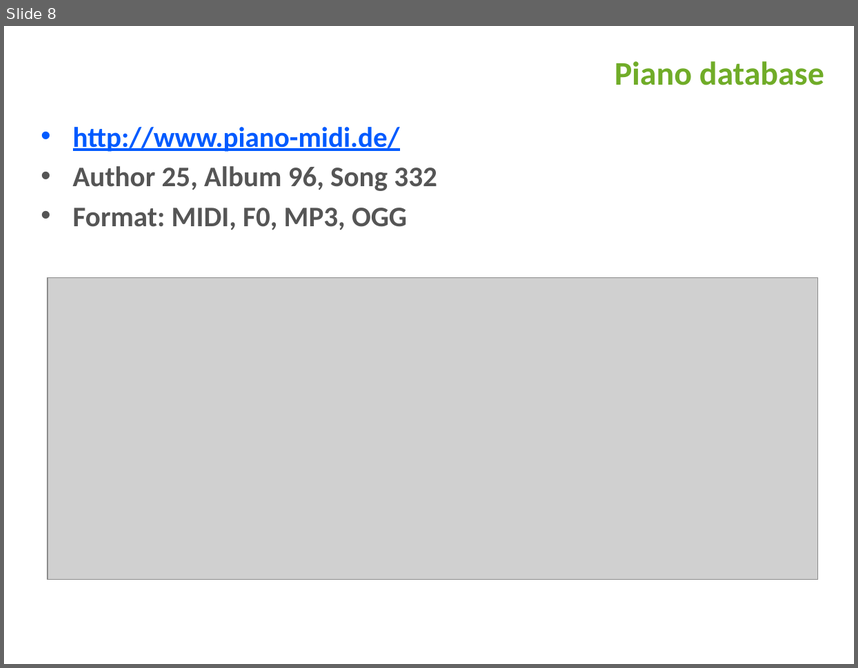
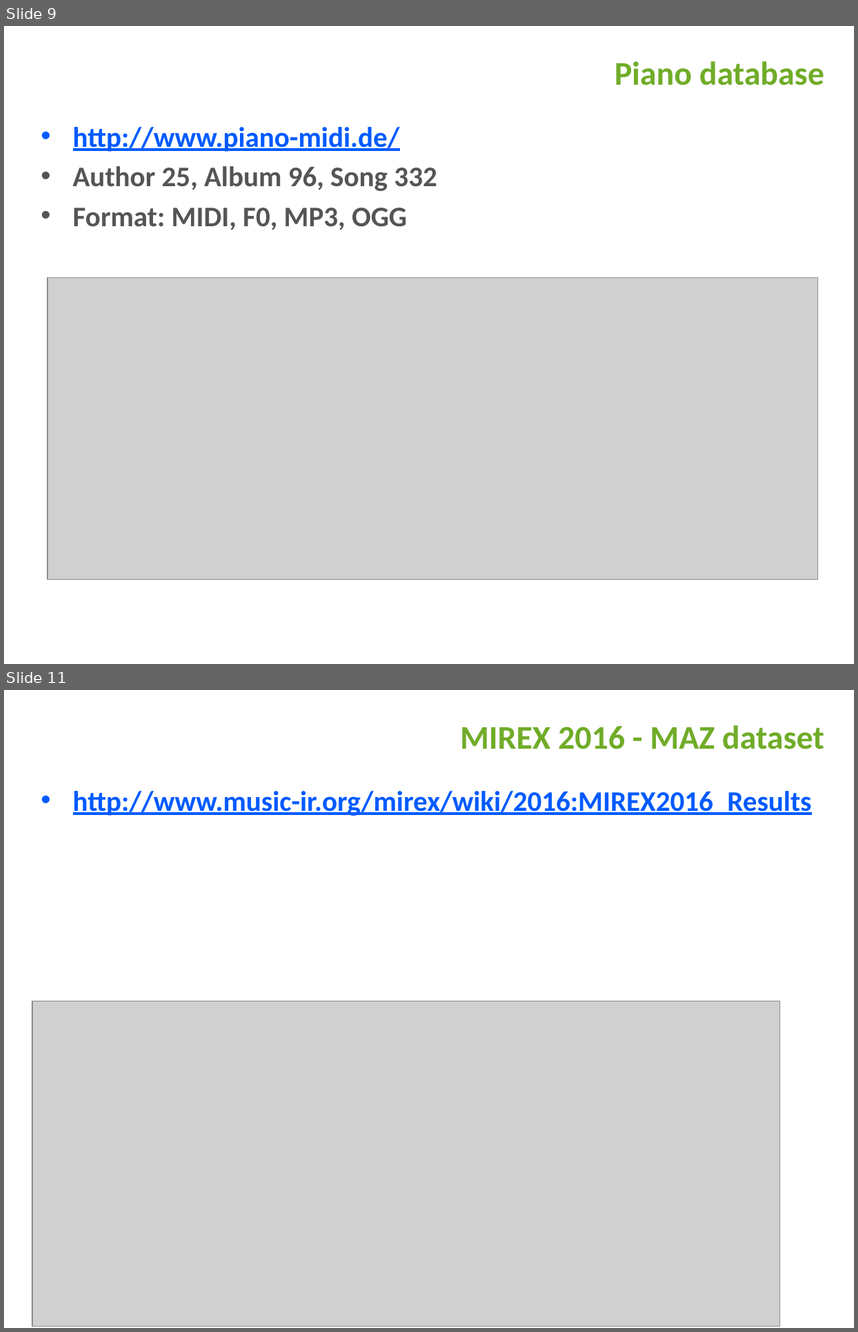
Before and after one commit to AlvinYC/ai_lab_piano, a slide deck: report/AILAB_W28.pptx. Shown one above the other, each under a label of ours: slide 8 before the commit, slides 9 and 11 after it; the slides between them are not shown. The pictures are 858x668 and 858x1332 pixels, drawn with LibreOffice and Linux fonts; fonts in the diff are those of the drawing; grey boxes stand for pictures; background and template pictures are left out. Boxes give left, top, right and bottom in pixels: in the first picture for what was removed or moved away, otherwise in the second. Text is boxed around its words. In the diff, an @@ line names an element or a change of style, - is before the commit and + after.

```diff
--- a/report/AILAB_W28.pptx
+++ b/report/AILAB_W28.pptx
@@ slide 11 added at box(4, 690, 854, 1328), background #FFFFFF @@
@@ title added at box(460, 725, 824, 749), 28 pt, text #70AC28, bold @@
+MIREX 2016 - MAZ dataset
@@ text added at box(73, 791, 812, 816), 24 pt, text #005AFF, bold, underline @@
+• http://www.music-ir.org/mirex/wiki/2016:MIREX2016_Results
@@ picture added at box(32, 1001, 780, 1327) @@
@@ what was slide 8 is now slide 9 @@
```
Also in this commit, not shown: 5 other slides added, 1 slide removed, 3 other files.
